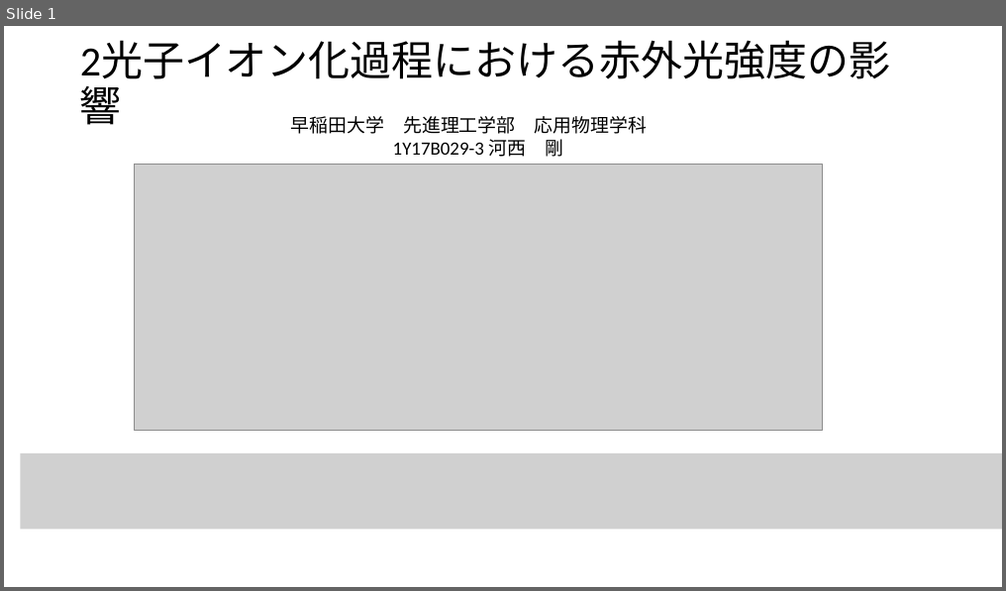
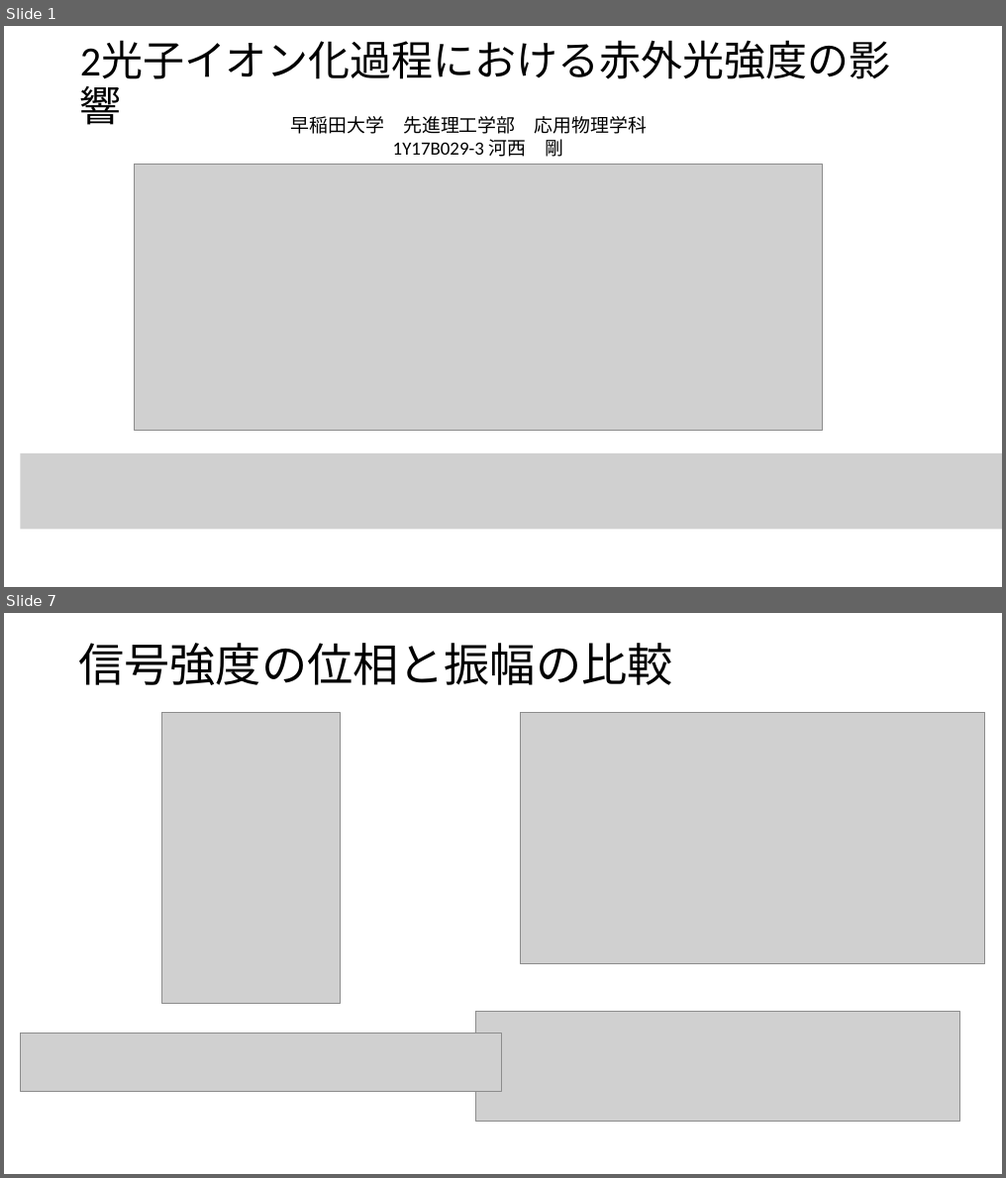
Before and after one commit to Appelingo/Data_Analyze, a slide deck: 発表.pptx. Shown one above the other, each under a label of ours: slide 1 before the commit, slides 1 and 7 after it; the slides between them are not shown. The pictures are 1006x591 and 1006x1178 pixels, drawn with LibreOffice and Linux fonts; fonts in the diff are those of the drawing; grey boxes stand for pictures. Boxes give left, top, right and bottom in pixels: in the first picture for what was removed or moved away, otherwise in the second. Text is boxed around its words. In the diff, an @@ line names an element or a change of style, - is before the commit and + after.

```diff
--- a/発表.pptx
+++ b/発表.pptx
@@ slide 7 added at (4, 613, 1002, 1174), background #FFFFFF @@
@@ title added at (78, 643, 673, 685), 44 pt, text #000000 @@
+信号強度の位相と振幅の比較
@@ picture added at (162, 713, 340, 1003) @@
@@ picture added at (520, 713, 985, 964) @@
@@ picture added at (475, 1011, 960, 1121) @@
@@ picture added at (20, 1034, 501, 1091) @@
```
Also in this commit, not shown: 1 slide changed, 5 other slides added, 8 other files.
